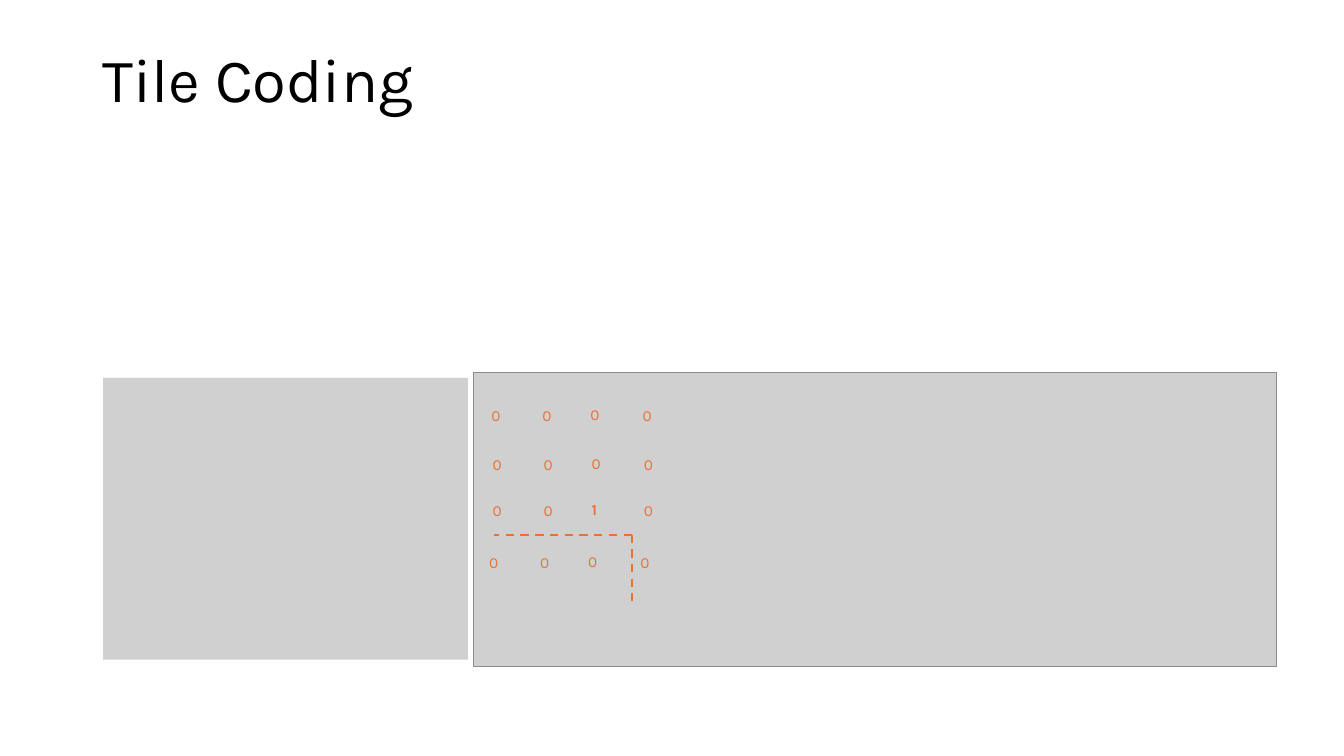
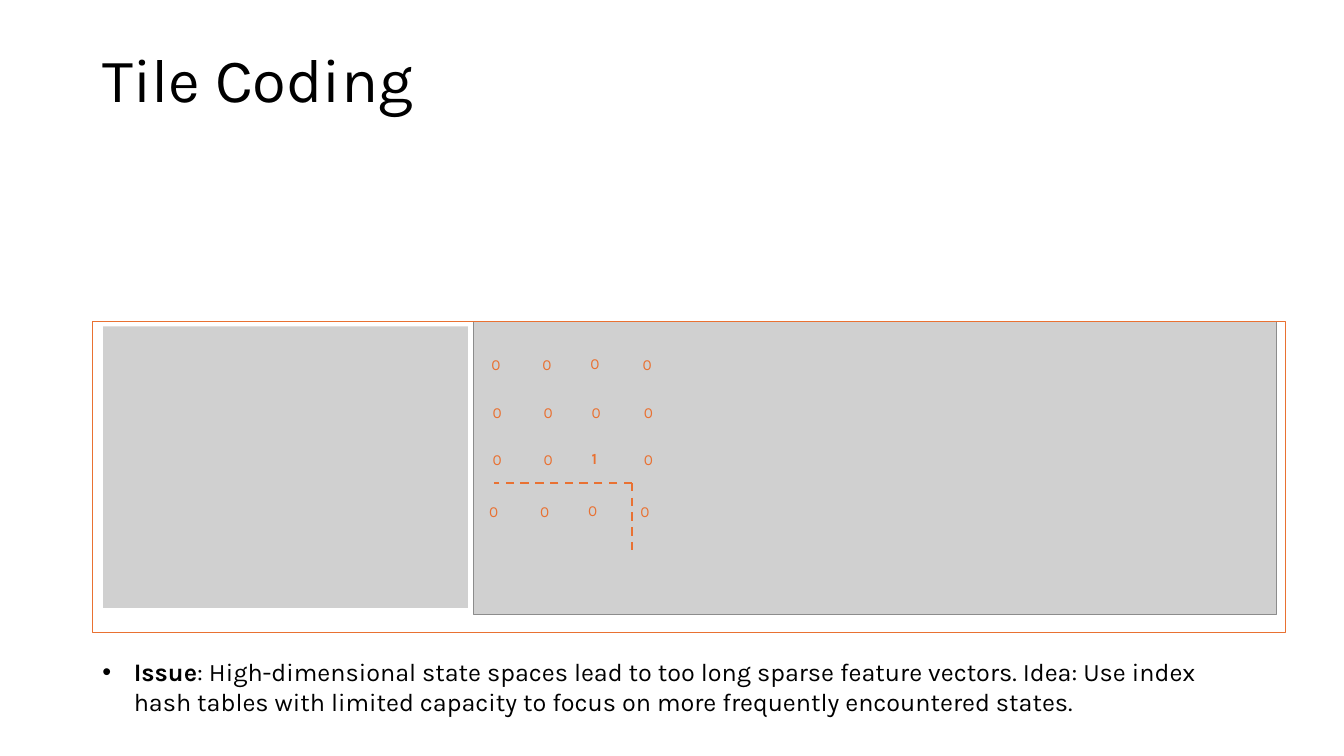
Before and after one commit to mhahsler/Introduction_to_Reinforcement_Learning, a slide deck: slide 26 of slides/Lecture_Chapter09.pptx. Drawn at 1344x756 pixels with LibreOffice and Linux fonts; fonts in the diff are those of the drawing; grey boxes stand for pictures. Boxes give left, top, right and bottom in pixels: in the first picture for what was removed or moved away, otherwise in the second. Text is boxed around its words. In the diff, an @@ line names an element or a change of style, - is before the commit and + after.

```diff
--- a/slides/Lecture_Chapter09.pptx
+++ b/slides/Lecture_Chapter09.pptx
@@ rectangle added at (x1=93, y1=322, x2=1287, y2=632), outline #E97132 0.75 pt @@
@@ 13 texts, 2 pictures, 2 lines moved together from (x1=103, y1=373, x2=1276, y2=666) to (x1=103, y1=322, x2=1276, y2=615) @@
@@ 3 texts moved together from (x1=493, y1=460, x2=653, y2=470) to (x1=493, y1=408, x2=653, y2=418) @@
@@ text added at (x1=134, y1=663, x2=1195, y2=717), 18 pt, text #000000 @@
+• Issue: High-dimensional state spaces lead to too long sparse feature vectors. Idea: Use index hash tables with limited capacity to focus on more frequently encountered states.
```
Also in this commit, not shown: 21 other files.
